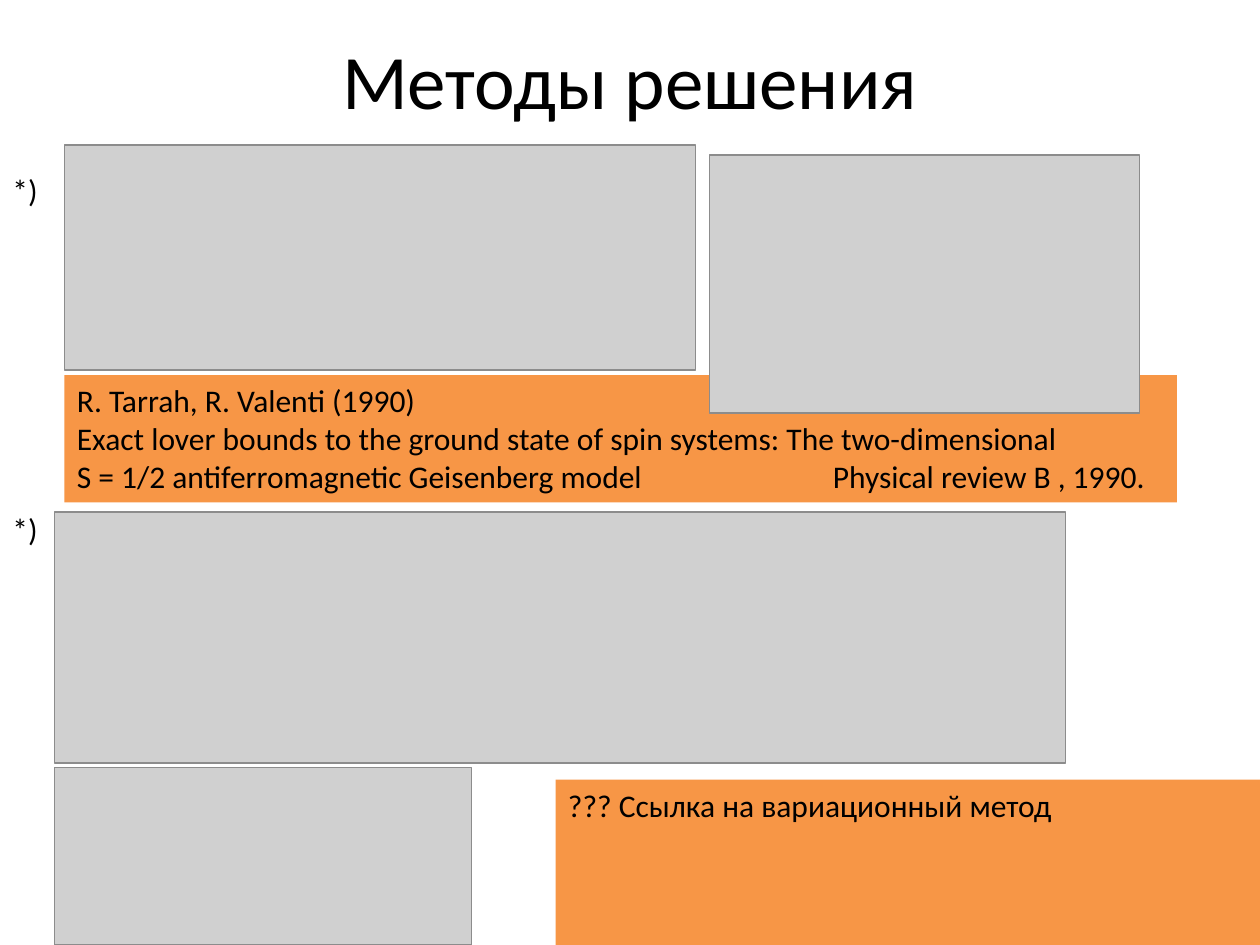
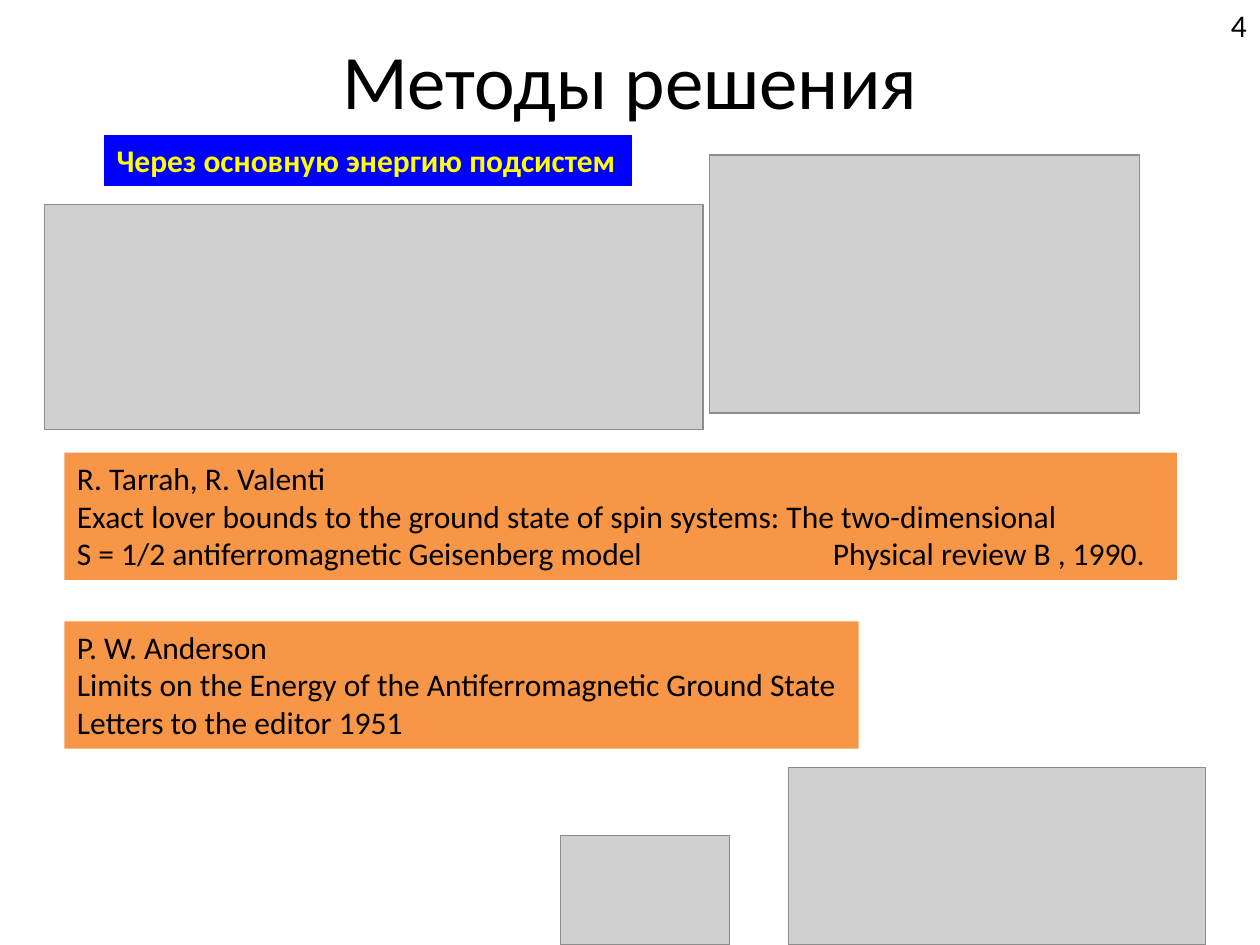
Before and after one commit to FeelUsM/zadrotstvo1, a slide deck: slide 4 of LaTeX-поделки/Системы спинов 1.pptx (slide 5 before the commit). Drawn at 1260x945 pixels with LibreOffice and Linux fonts; fonts in the diff are those of the drawing; grey boxes stand for pictures. Boxes give left, top, right and bottom in pixels: in the first picture for what was removed or moved away, otherwise in the second. Text is boxed around its words. In the diff, an @@ line names an element or a change of style, - is before the commit and + after.

```diff
--- a/LaTeX-поделки/Системы спинов 1.pptx
+++ b/LaTeX-поделки/Системы спинов 1.pptx
@@ page number added at [1231,16,1247,37], 18 pt, text #000000 @@
+4
@@ rectangle added at [105,135,633,185], fill #0000FF, 18 pt, text #FFFF00, bold @@
+Через основную энергию подсистем
@@ text removed at [0,165,58,215] @@
-*)
@@ picture: place and size @@
-picture at [64,145,696,370]
+picture at [44,204,703,430]
@@ rectangle "R. Tarrah, R. Valenti": place and size @@
-rectangle "R. Tarrah, R. Valenti" at [64,375,1177,503]
+rectangle "R. Tarrah, R. Valenti" at [64,452,1177,580]
@@ text in rectangle at [77,468,325,494]: text changed @@
-R. Tarrah, R. Valenti (1990)
+R. Tarrah, R. Valenti
@@ text removed at [0,504,52,554] @@
-*)
@@ picture removed at [54,512,1066,762] @@
@@ rectangle added at [64,621,858,748], fill #F79646, 18 pt, text #000000 @@
+P. W. Anderson
+Limits on the Energy of the Antiferromagnetic Ground State
+Letters to the editor 1951
@@ picture removed at [54,767,471,945] @@
@@ picture added at [789,767,1206,945] @@
@@ rectangle removed at [556,780,1260,945] @@
-??? Ссылка на вариационный метод
@@ picture added at [561,835,730,945] @@
```
Also in this commit, not shown: 11 other slides changed, 4 slides added, 4 slides removed.
